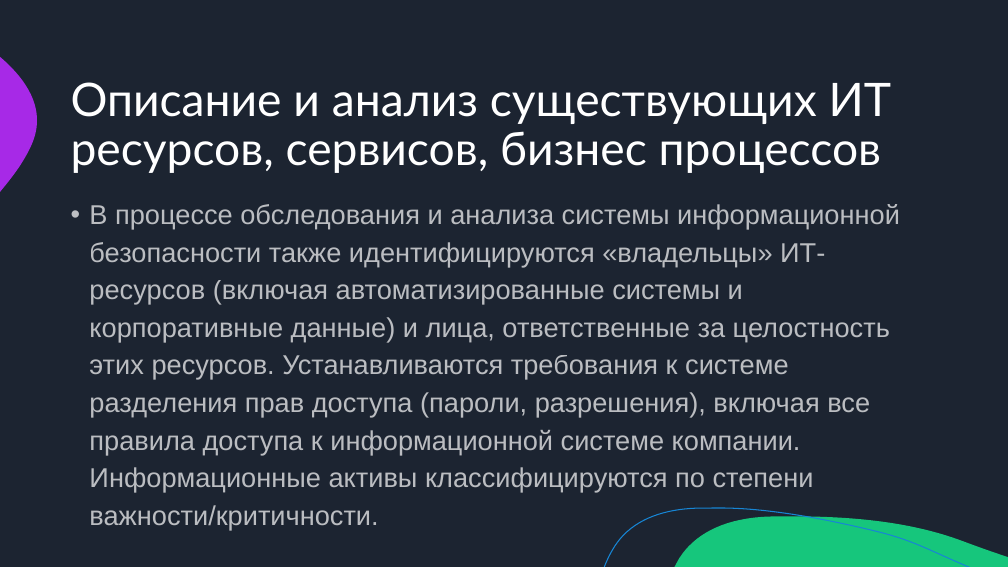
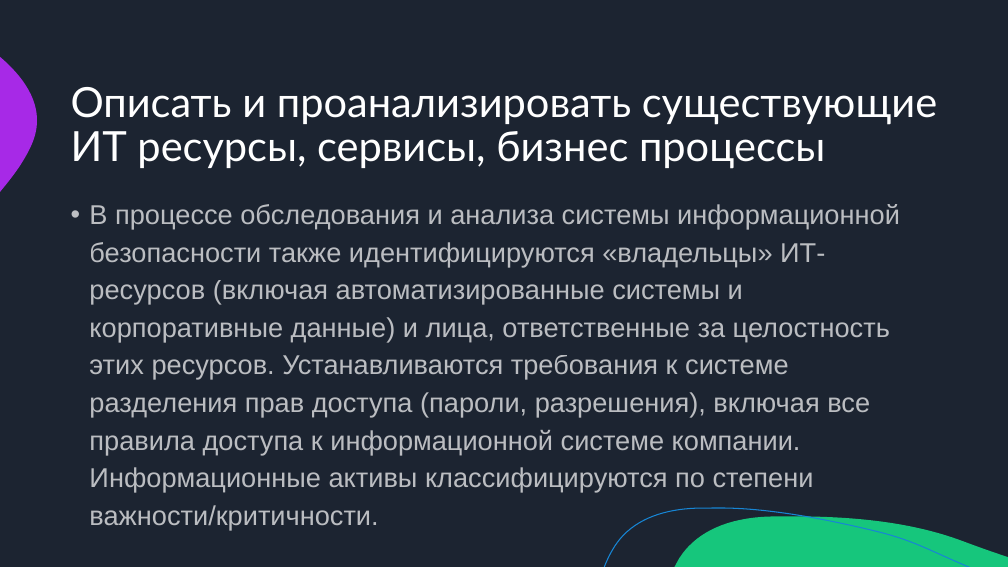
Before and after one commit to misterHush/pd, a slide deck: slide 25 of src/Овсянников_Презентация.pptx (slide 13 before the commit). Drawn at 1008x567 pixels with LibreOffice and Linux fonts; fonts in the diff are those of the drawing. Boxes give left, top, right and bottom in pixels: in the first picture for what was removed or moved away, otherwise in the second. Text is boxed around its words. In the diff, an @@ line names an element or a change of style, - is before the commit and + after.

```diff
--- a/src/Овсянников_Презентация.pptx
+++ b/src/Овсянников_Презентация.pptx
@@ title at bbox=[71, 87, 937, 169]: text changed; size 44 to 39.6 pt @@
-Описание и анализ существующих ИТ ресурсов, сервисов, бизнес процессов
+Описать и проанализировать существующие ИТ ресурсы, сервисы, бизнес процессы
```
Also in this commit, not shown: 3 other slides changed, 12 slides added.
